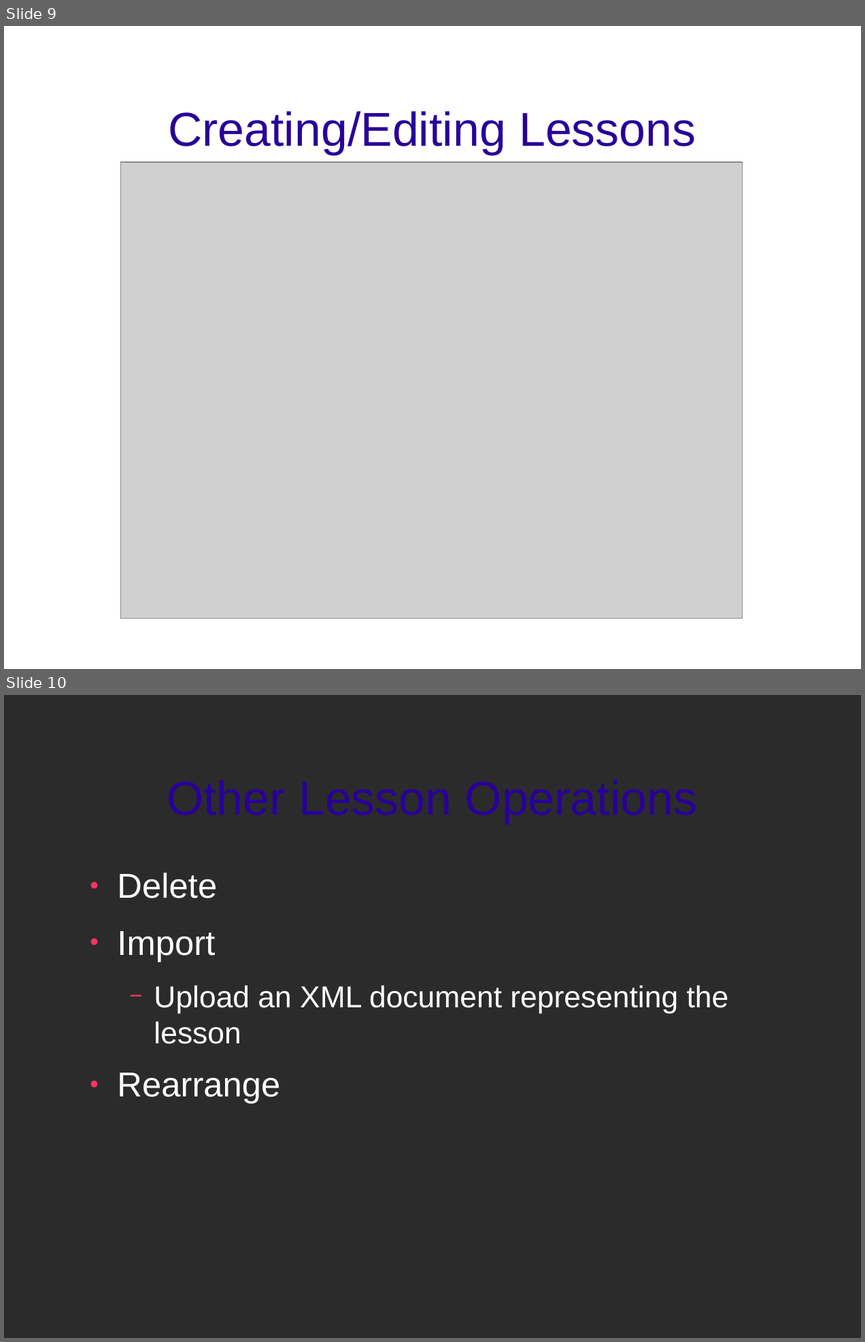
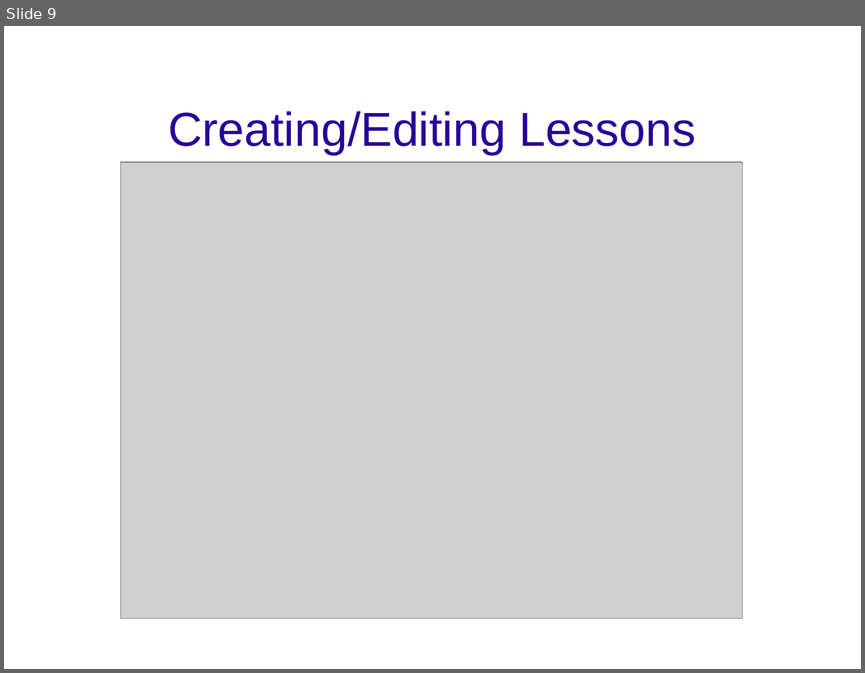
Before and after one commit to xiongchiamiov/CSTutor, a slide deck: presentations/presentation_week5.odp. Shown one above the other, each under a label of ours: slides 9 and 10 before the commit, slide 9 after it. The pictures are 865x1342 and 865x673 pixels, drawn with LibreOffice and Linux fonts; fonts in the diff are those of the drawing; grey boxes stand for pictures; background and template pictures are left out; a plain dark background stands for a picture behind light text. Boxes give left, top, right and bottom in pixels: in the first picture for what was removed or moved away, otherwise in the second. Text is boxed around its words. In the diff, an @@ line names an element or a change of style, - is before the commit and + after.

```diff
--- a/presentations/presentation_week5.odp
+++ b/presentations/presentation_week5.odp
@@ slide 10 removed at (x1=4, y1=695, x2=861, y2=1338), background picture (left out) @@
@@ title removed at (x1=167, y1=780, x2=697, y2=824) @@
-Other Lesson Operations
@@ text removed at (x1=117, y1=872, x2=729, y2=1104) @@
-● Delete
-● Import
-  − Upload an XML document representing the lesson
-● Rearrange
```
Also in this commit, not shown: 2 slides changed, 2 other slides removed.
